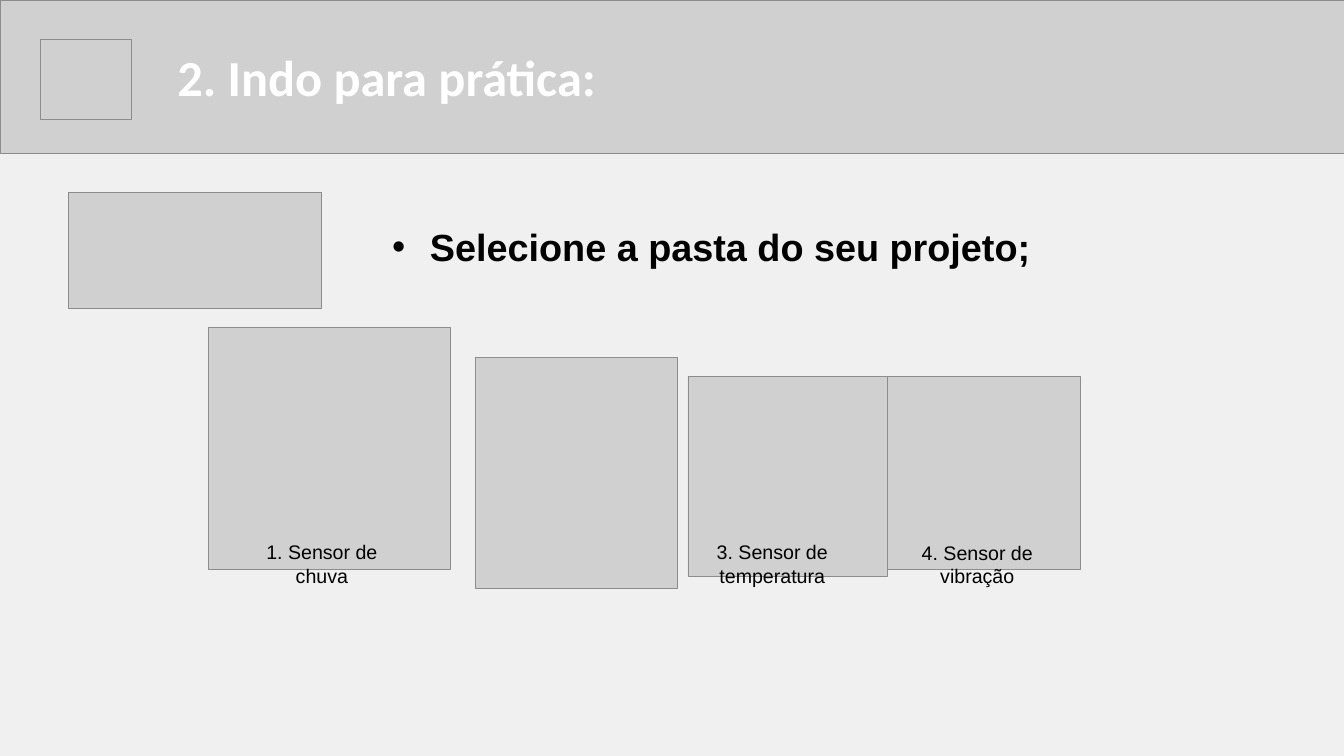
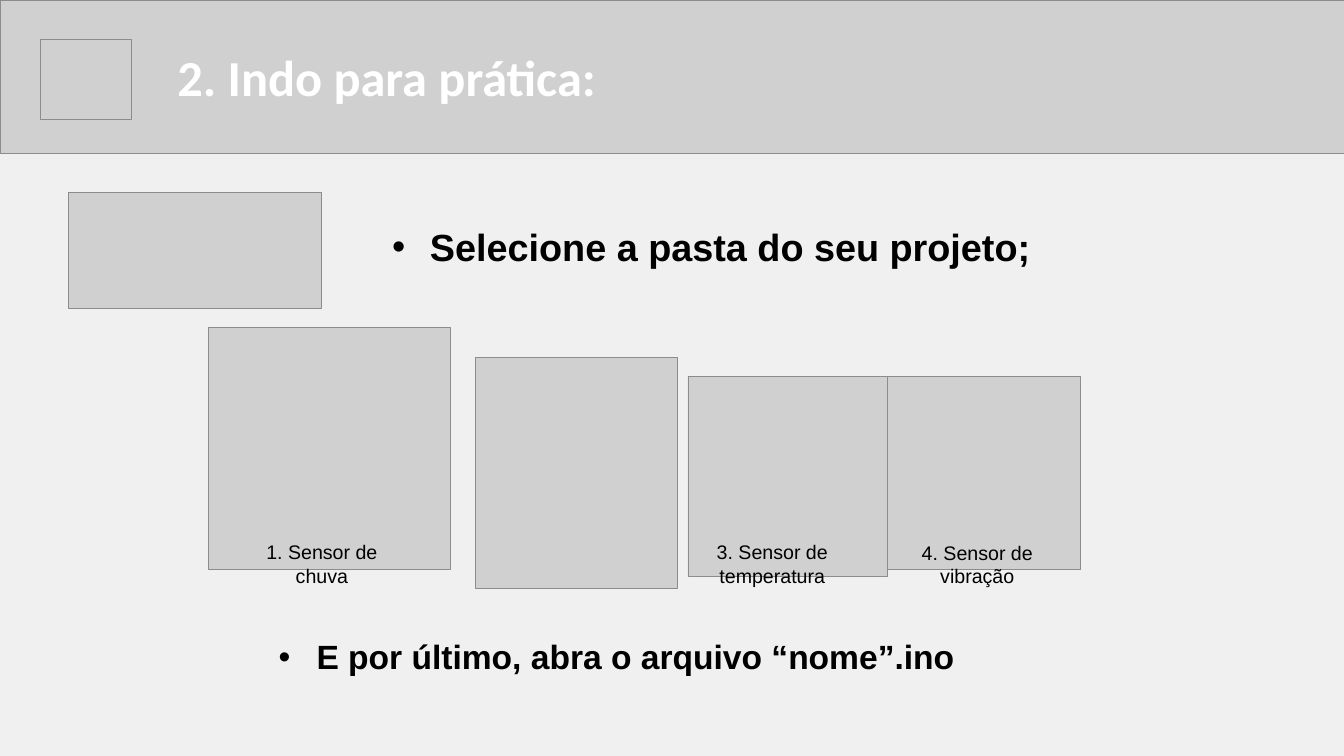
Before and after one commit to gabrielguidini/visitaCras, a slide deck: slide 6 of visitacras.pptx. Drawn at 1344x756 pixels with LibreOffice and Linux fonts; fonts in the diff are those of the drawing; grey boxes stand for pictures. Boxes give left, top, right and bottom in pixels: in the first picture for what was removed or moved away, otherwise in the second. Text is boxed around its words. In the diff, an @@ line names an element or a change of style, - is before the commit and + after.

Commit message:
ultima att

```diff
--- a/visitacras.pptx
+++ b/visitacras.pptx
@@ text added at (x1=317, y1=644, x2=954, y2=676), 48 pt, text #000000, bold @@
+• E por último, abra o arquivo “nome”.ino
```
